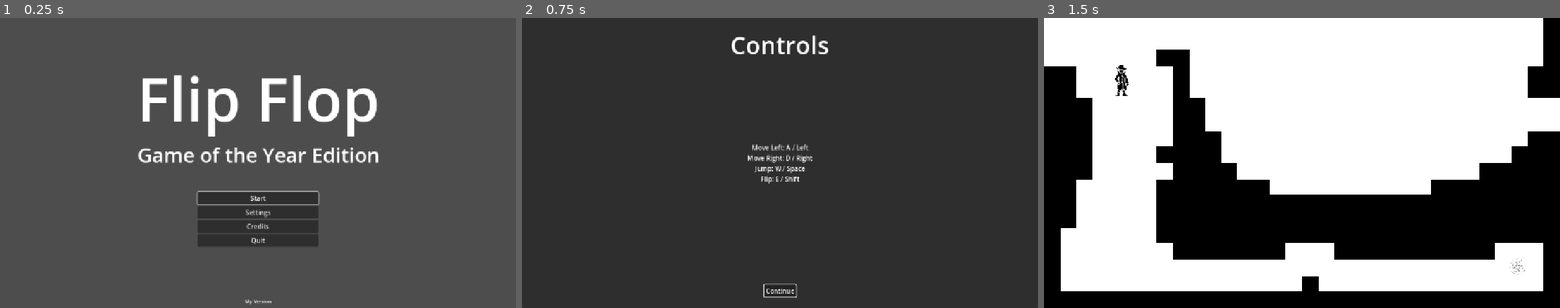
Above: before the commit, frames 1-3 (left to right).
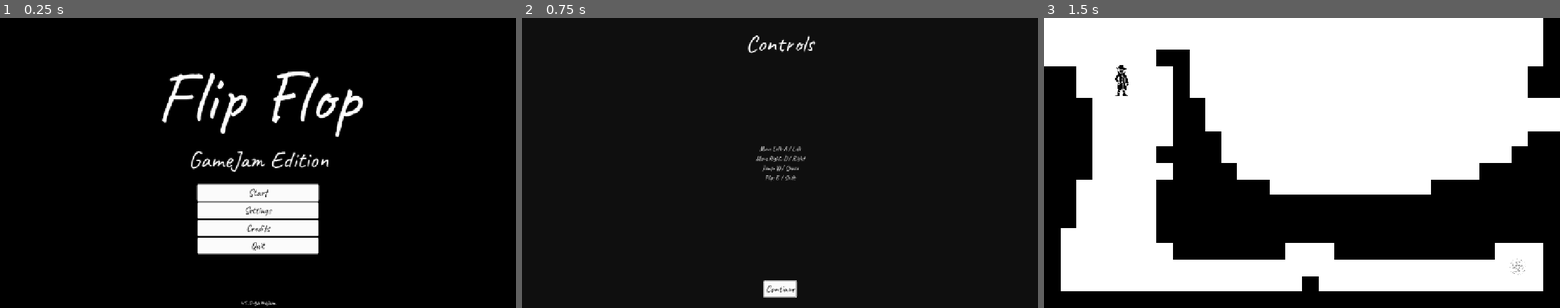
Above: after the commit, the same moments.

Repository: KIT-GameJam/FlipFlop
Game: Godot game, scene res://core/gamemanager.tscn
The game is run twice, just before and just after one commit, with the same random seed, the same clock (stepped at 60 frames per second) and the same inputs.
Inputs:
- Up to frame 1 (0.25 s): no input
- Up to frame 2 (0.75 s): click "Start" at 0.5 s
- Up to frame 3 (1.5 s): click "Continue" at 1.25 s

The runs differ from the first frame. In frame 1, 99% of the frame differs, in the area x 0-100%, y 0-100%; in frame 2, 100%; in frame 3, nothing differs.

Commit message:
edit theme for title screen

Diff:
--- a/project.godot
+++ b/project.godot
@@ -33,6 +33,7 @@
 window/size/viewport_width=1280
 window/size/viewport_height=720
 window/stretch/mode="canvas_items"
+window/stretch/aspect="keep_width"
 
 [file_customization]
 
@@ -94,3 +95,4 @@
 
 renderer/rendering_method="gl_compatibility"
 renderer/rendering_method.mobile="gl_compatibility"
+environment/defaults/default_clear_color=Color(0, 0, 0, 1)
--- a/ui/screens/title-screen/title_screen.tscn
+++ b/ui/screens/title-screen/title_screen.tscn
@@ -4,13 +4,13 @@
 [ext_resource type="Script" uid="uid://1mjt83fygiua" path="res://ui/screens/title-screen/title_screen.gd" id="1_rm86k"]
 
 [sub_resource type="LabelSettings" id="LabelSettings_s0ue6"]
-font_size = 150
+font_size = 180
 
 [sub_resource type="LabelSettings" id="LabelSettings_73xnf"]
-font_size = 50
+font_size = 60
 
 [sub_resource type="LabelSettings" id="LabelSettings_wly7t"]
-font_size = 12
+font_size = 18
 
 [node name="TitleScreen" type="Control" unique_id=165552926]
 layout_mode = 3
@@ -48,7 +48,7 @@
 [node name="Label2" type="Label" parent="CenterContainer/VBoxContainer" unique_id=2117014839]
 custom_minimum_size = Vector2(731.345, 0)
 layout_mode = 2
-text = "Game of the Year Edition"
+text = "GameJam Edition"
 label_settings = SubResource("LabelSettings_73xnf")
 horizontal_alignment = 1
 autowrap_mode = 2
@@ -69,22 +69,22 @@
 
 [node name="Start" type="Button" parent="CenterContainer2/VBoxContainer" unique_id=603626461]
 layout_mode = 2
-theme_override_font_sizes/font_size = 16
+theme_override_font_sizes/font_size = 24
 text = "Start"
 
 [node name="Options" type="Button" parent="CenterContainer2/VBoxContainer" unique_id=1650158032]
 layout_mode = 2
-theme_override_font_sizes/font_size = 16
+theme_override_font_sizes/font_size = 24
 text = "Settings"
 
 [node name="Credit" type="Button" parent="CenterContainer2/VBoxContainer" unique_id=426848008]
 layout_mode = 2
-theme_override_font_sizes/font_size = 16
+theme_override_font_sizes/font_size = 24
 text = "Credits"
 
 [node name="Quit" type="Button" parent="CenterContainer2/VBoxContainer" unique_id=2004677633]
 layout_mode = 2
-theme_override_font_sizes/font_size = 16
+theme_override_font_sizes/font_size = 24
 text = "Quit"
 
 [node name="Label" type="Label" parent="." unique_id=1786336606]
@@ -100,7 +100,7 @@
 offset_bottom = -2.0
 grow_horizontal = 2
 grow_vertical = 0
-text = "My Version"
+text = "v1.0-gamejam"
 label_settings = SubResource("LabelSettings_wly7t")
 horizontal_alignment = 1
 
--- a/ui/themes/your_theme.tres
+++ b/ui/themes/your_theme.tres
@@ -1,19 +1,114 @@
 [gd_resource type="Theme" format=3 uid="uid://hheneshfv1b2"]
 
 [ext_resource type="Texture2D" uid="uid://b23e4kqj4o6dv" path="res://ui/components/settings-menu/Revert.svg" id="1_r1020"]
+[ext_resource type="FontFile" uid="uid://bkfnyilcudo8r" path="res://assets/fonts/Caveat-VariableFont_wght.ttf" id="2_ge066"]
+
+[sub_resource type="StyleBoxFlat" id="StyleBoxFlat_ge066"]
+content_margin_left = 4.0
+content_margin_top = 4.0
+content_margin_right = 4.0
+content_margin_bottom = 4.0
+bg_color = Color(0.1, 0.1, 0.1, 0.3)
+corner_radius_top_left = 3
+corner_radius_top_right = 3
+corner_radius_bottom_right = 3
+corner_radius_bottom_left = 3
+corner_detail = 5
+
+[sub_resource type="StyleBoxFlat" id="StyleBoxFlat_c2y3n"]
+content_margin_left = 4.0
+content_margin_top = 4.0
+content_margin_right = 4.0
+content_margin_bottom = 4.0
+bg_color = Color(1, 1, 1, 0.75)
+draw_center = false
+border_width_left = 2
+border_width_top = 2
+border_width_right = 2
+border_width_bottom = 2
+corner_radius_top_left = 3
+corner_radius_top_right = 3
+corner_radius_bottom_right = 3
+corner_radius_bottom_left = 3
+corner_detail = 5
+expand_margin_left = 2.0
+expand_margin_top = 2.0
+expand_margin_right = 2.0
+expand_margin_bottom = 2.0
+
+[sub_resource type="StyleBoxFlat" id="StyleBoxFlat_prsbj"]
+content_margin_left = 4.0
+content_margin_top = 4.0
+content_margin_right = 4.0
+content_margin_bottom = 4.0
+bg_color = Color(0.225, 0.225, 0.225, 0.6)
+corner_radius_top_left = 3
+corner_radius_top_right = 3
+corner_radius_bottom_right = 3
+corner_radius_bottom_left = 3
+corner_detail = 5
+
+[sub_resource type="StyleBoxFlat" id="StyleBoxFlat_1soqu"]
+content_margin_left = 4.0
+content_margin_top = 4.0
+content_margin_right = 4.0
+content_margin_bottom = 4.0
+bg_color = Color(1, 1, 1, 0.9843137)
+corner_radius_top_left = 3
+corner_radius_top_right = 3
+corner_radius_bottom_right = 3
+corner_radius_bottom_left = 3
+corner_detail = 5
+
+[sub_resource type="StyleBoxFlat" id="StyleBoxFlat_w51bx"]
+content_margin_left = 4.0
+content_margin_top = 4.0
+content_margin_right = 4.0
+content_margin_bottom = 4.0
+bg_color = Color(0, 0, 0, 0.6)
+corner_radius_top_left = 3
+corner_radius_top_right = 3
+corner_radius_bottom_right = 3
+corner_radius_bottom_left = 3
+corner_detail = 5
 
 [sub_resource type="StyleBoxFlat" id="StyleBoxFlat_0d4dl"]
 content_margin_left = 8.0
 content_margin_top = 8.0
 content_margin_right = 8.0
 content_margin_bottom = 8.0
-bg_color = Color(0.212305, 0.212305, 0.212305, 1)
+bg_color = Color(0, 0, 0, 1)
 corner_radius_top_left = 2
 corner_radius_top_right = 2
 corner_radius_bottom_right = 2
 corner_radius_bottom_left = 2
 
 [resource]
+default_font = ExtResource("2_ge066")
+Button/colors/font_color = Color(0, 0, 0, 1)
+Button/colors/font_disabled_color = Color(0.875, 0.875, 0.875, 0.5)
+Button/colors/font_focus_color = Color(0, 0, 0, 1)
+Button/colors/font_hover_color = Color(0.95, 0.95, 0.95, 1)
+Button/colors/font_hover_pressed_color = Color(1, 1, 1, 1)
+Button/colors/font_outline_color = Color(0, 0, 0, 1)
+Button/colors/font_pressed_color = Color(1, 1, 1, 1)
+Button/colors/icon_disabled_color = Color(1, 1, 1, 0.4)
+Button/colors/icon_focus_color = Color(1, 1, 1, 1)
+Button/colors/icon_hover_color = Color(1, 1, 1, 1)
+Button/colors/icon_hover_pressed_color = Color(1, 1, 1, 1)
+Button/colors/icon_normal_color = Color(1, 1, 1, 1)
+Button/colors/icon_pressed_color = Color(1, 1, 1, 1)
+Button/constants/align_to_largest_stylebox = 0
+Button/constants/h_separation = 4
+Button/constants/icon_max_width = 0
+Button/constants/outline_size = 0
+Button/font_sizes/font_size = 24
+Button/styles/StyleBox = null
+Button/styles/disabled = SubResource("StyleBoxFlat_ge066")
+Button/styles/focus = SubResource("StyleBoxFlat_c2y3n")
+Button/styles/hover = SubResource("StyleBoxFlat_prsbj")
+Button/styles/normal = SubResource("StyleBoxFlat_1soqu")
+Button/styles/pressed = SubResource("StyleBoxFlat_w51bx")
 HeaderLarge/font_sizes/font_size = 56
 HeaderMedium/font_sizes/font_size = 24
 MarginContainer/constants/margin_bottom = 8
Binary file added: assets/fonts/Caveat-VariableFont_wght.ttf
Not shown, added: assets/fonts/Caveat-VariableFont_wght.ttf.import
